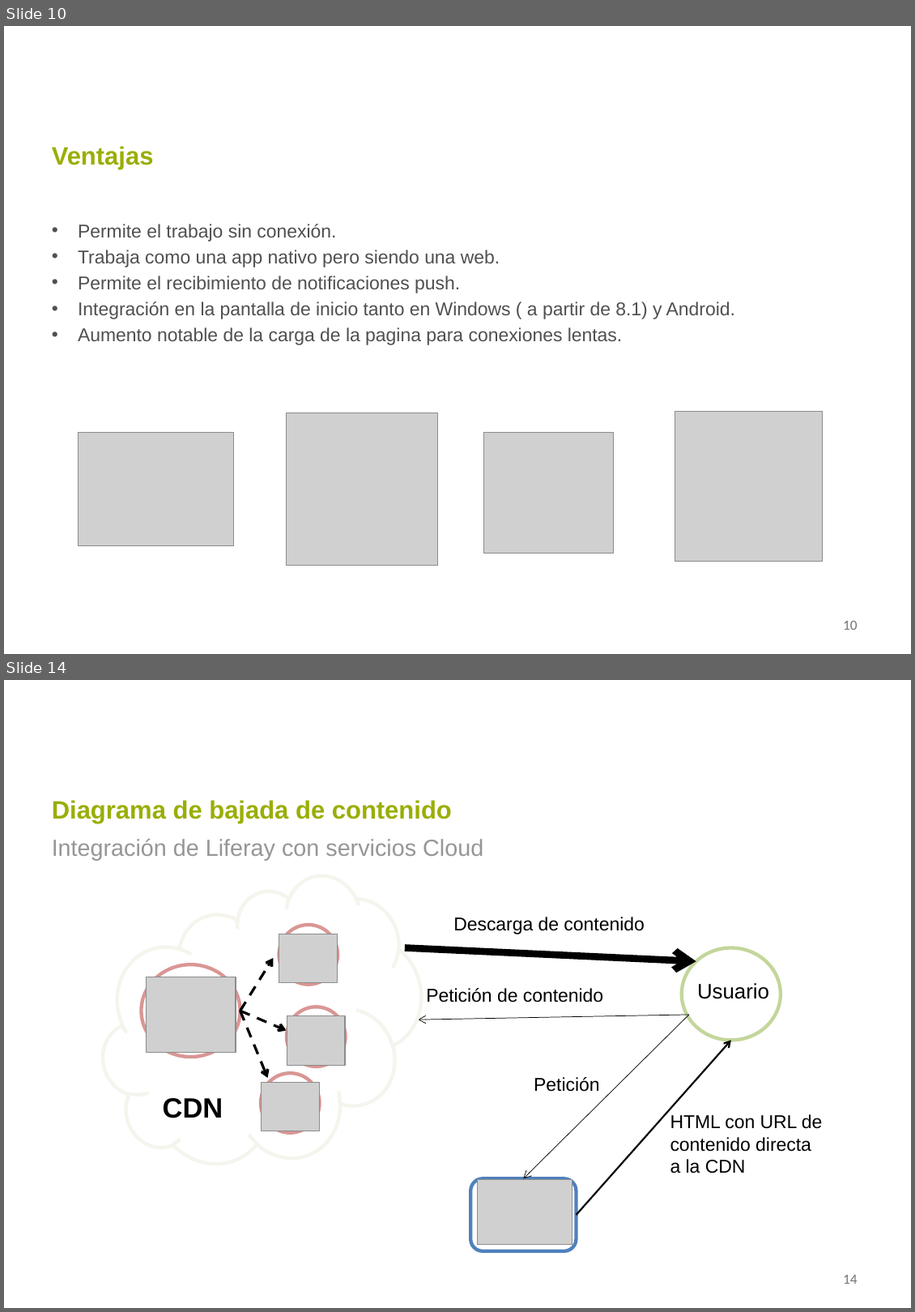
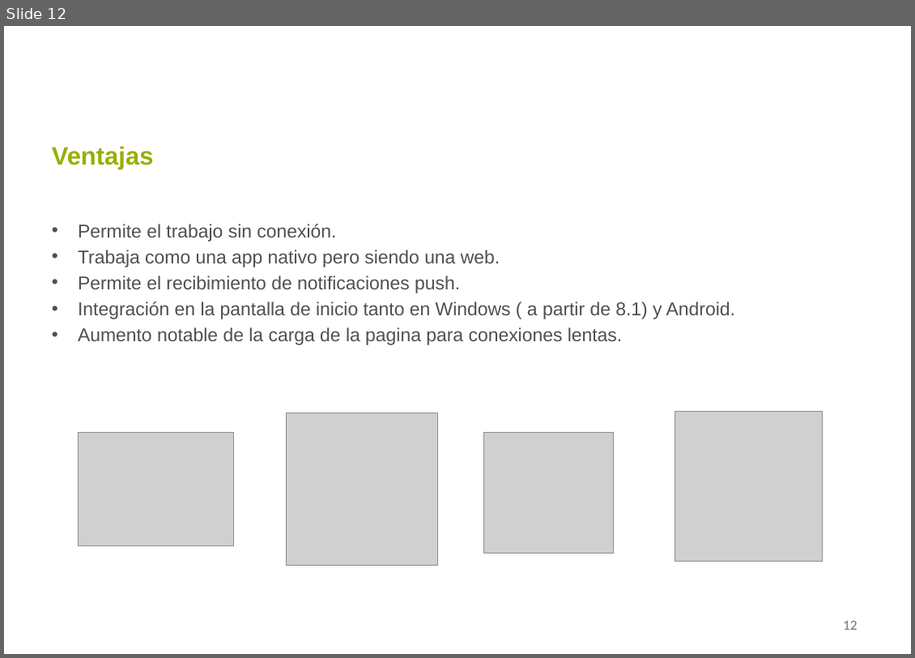
Before and after one commit to eborras14/eborras14.github.io, a slide deck: Documentación/Presentacion_PWA_EduardBorrasRuiz.pptx. Shown one above the other, each under a label of ours: slides 10 and 14 before the commit, slide 12 after it; the slides between them are not shown. The pictures are 915x1312 and 915x658 pixels, drawn with LibreOffice and Linux fonts; fonts in the diff are those of the drawing; grey boxes stand for pictures; background and template pictures are left out. Boxes give left, top, right and bottom in pixels: in the first picture for what was removed or moved away, otherwise in the second. Text is boxed around its words. In the diff, an @@ line names an element or a change of style, - is before the commit and + after.

```diff
--- a/Documentación/Presentacion_PWA_EduardBorrasRuiz.pptx
+++ b/Documentación/Presentacion_PWA_EduardBorrasRuiz.pptx
@@ slide 14 removed at box(4, 680, 911, 1308), background #FFFFFF @@
@@ title removed at box(52, 800, 452, 823) @@
-Diagrama de bajada de contenido
@@ text removed at box(52, 839, 484, 861) @@
-Integración de Liferay con servicios Cloud
@@ cloud removed at box(70, 856, 458, 1203) @@
@@ text removed at box(454, 917, 644, 934) @@
-Descarga de contenido
@@ ellipse removed at box(279, 925, 338, 984) @@
@@ picture removed at box(279, 934, 338, 983) @@
@@ ellipse removed at box(142, 965, 241, 1057) @@
@@ arrow removed from (241, 1010) to (273, 958) @@
@@ arrow removed from (405, 948) to (697, 961) @@
@@ ellipse removed at box(682, 948, 781, 1040) @@
@@ picture removed at box(146, 976, 235, 1053) @@
@@ text removed at box(426, 988, 603, 1002) @@
-Petición de contenido
@@ text removed at box(697, 983, 769, 999) @@
-Usuario
@@ arrow removed from (241, 1010) to (268, 1078) @@
@@ arrow removed from (241, 1010) to (287, 1031) @@
@@ ellipse removed at box(288, 1006, 346, 1066) @@
@@ picture removed at box(288, 1016, 345, 1066) @@
@@ arrow removed from (689, 1015) to (418, 1020) @@
@@ arrow removed from (689, 1015) to (523, 1178) @@
@@ arrow removed from (576, 1215) to (731, 1040) @@
@@ ellipse removed at box(261, 1073, 320, 1132) @@
@@ picture removed at box(261, 1082, 319, 1131) @@
@@ text removed at box(534, 1077, 599, 1091) @@
-Petición
@@ text removed at box(163, 1098, 224, 1118) @@
-CDN
@@ text removed at box(671, 1114, 823, 1173) @@
-HTML con URL de contenido directa a la CDN
@@ rounded rectangle removed at box(471, 1178, 576, 1251) @@
@@ picture removed at box(477, 1180, 573, 1245) @@
@@ page number removed at box(843, 1275, 857, 1283) @@
-14
@@ what was slide 10 is now slide 12 @@
@@ page number at box(843, 621, 857, 629): text changed @@
-10
+12
```
Also in this commit, not shown: 2 slides changed, 5 slides added, 5 other slides removed.
